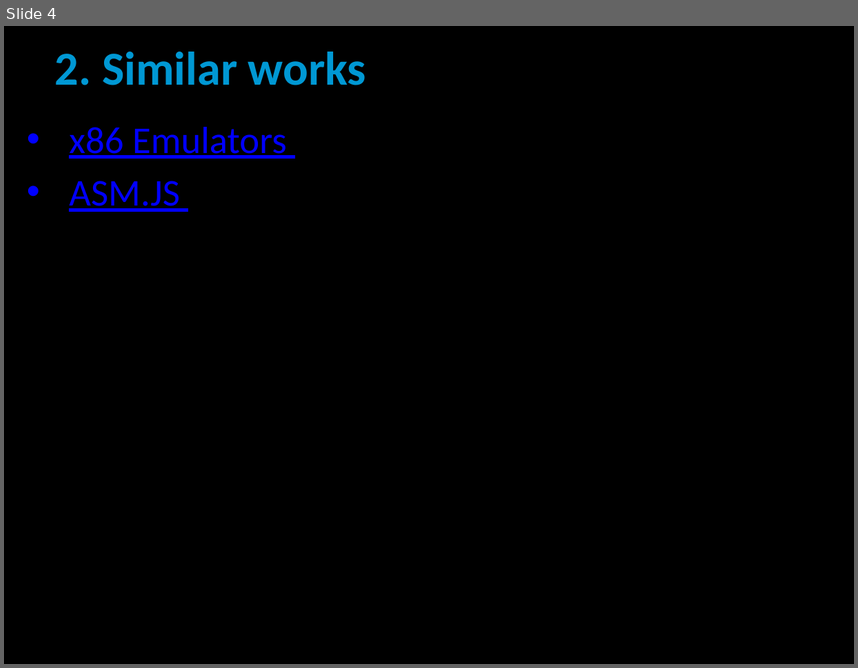
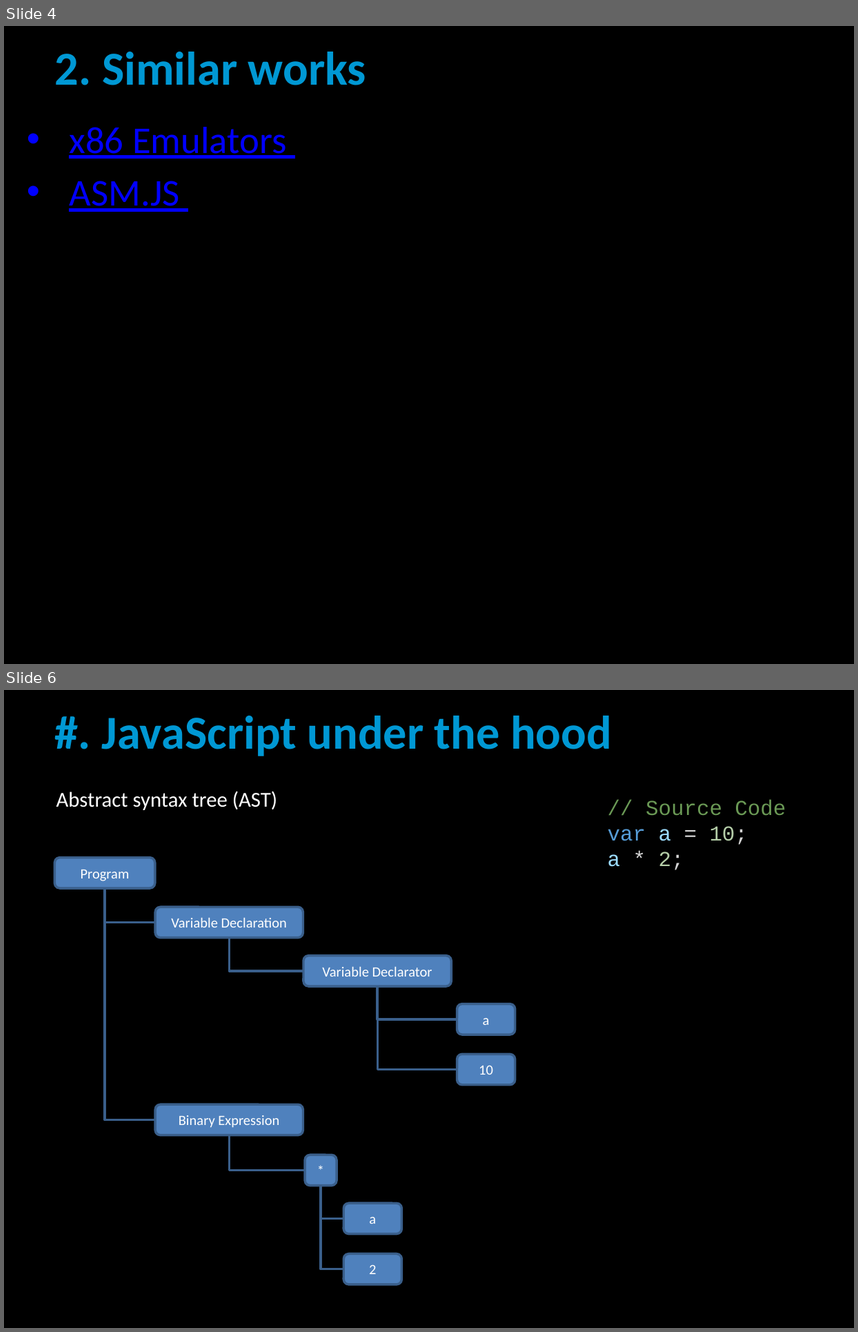
Before and after one commit to liamcarter111/Lectures, a slide deck: Imperial_College_29-01-2020/Presentation.pptx. Shown one above the other, each under a label of ours: slide 4 before the commit, slides 4 and 6 after it; the slides between them are not shown. The pictures are 858x668 and 858x1332 pixels, drawn with LibreOffice and Linux fonts; fonts in the diff are those of the drawing. Boxes give left, top, right and bottom in pixels: in the first picture for what was removed or moved away, otherwise in the second. Text is boxed around its words. In the diff, an @@ line names an element or a change of style, - is before the commit and + after.

```diff
--- a/Imperial_College_29-01-2020/Presentation.pptx
+++ b/Imperial_College_29-01-2020/Presentation.pptx
@@ slide 6 added at box(4, 690, 854, 1328), background #000000 @@
@@ title added at box(102, 716, 612, 756), 40 pt, text #0098D4, bold @@
+#. JavaScript under the hood
@@ text added at box(56, 791, 277, 810), 18 pt, text #FFFFFF @@
+Abstract syntax tree (AST)
@@ text added at box(296, 799, 764, 1232), 44 pt, text #000000 @@
+Click to edit Master title style
@@ text added at box(608, 800, 786, 870), 18 pt, text #6A9955 @@
+// Source Code
+var a = 10;
+a * 2;
@@ text added at box(93, 1114, 339, 1170), 44 pt, text #000000 @@
+Click to edit Master title style
@@ group added at box(55, 858, 515, 1284): 9 rounded rectangles, 8 elbow lines @@
+Program
+Variable Declaration
+Variable Declarator
+a
+10
+Binary Expression
+*
+a
+2
```
Also in this commit, not shown: 2 slides changed, 2 other slides added, 2 slides removed, 4 other files.
